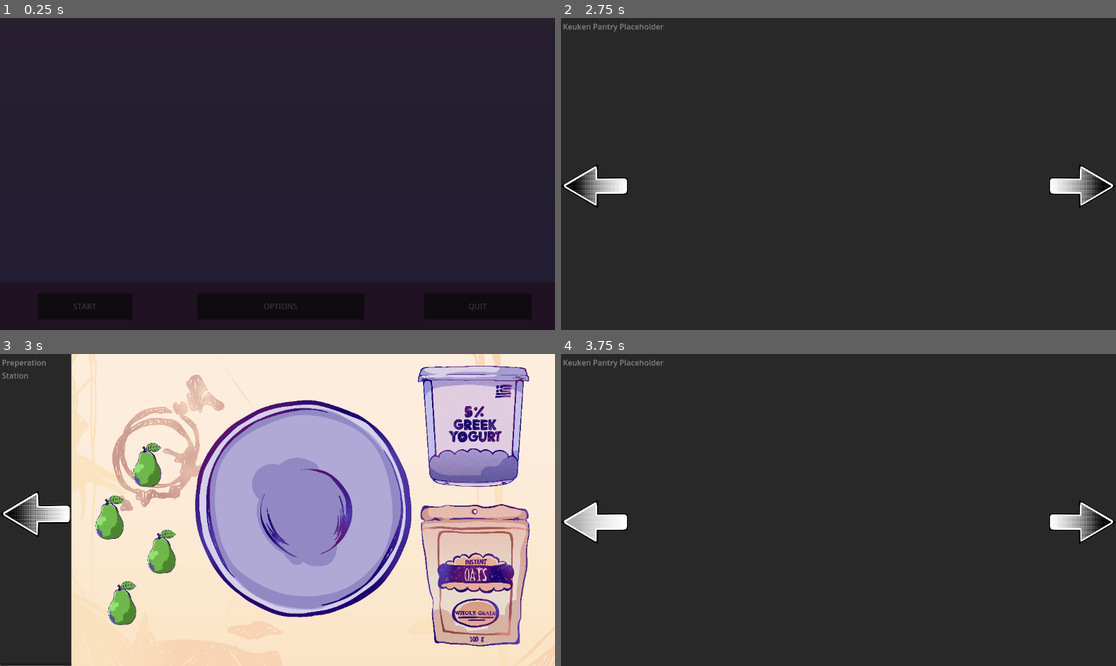
Above: before the commit, frames 1-4 (two rows, left to right).
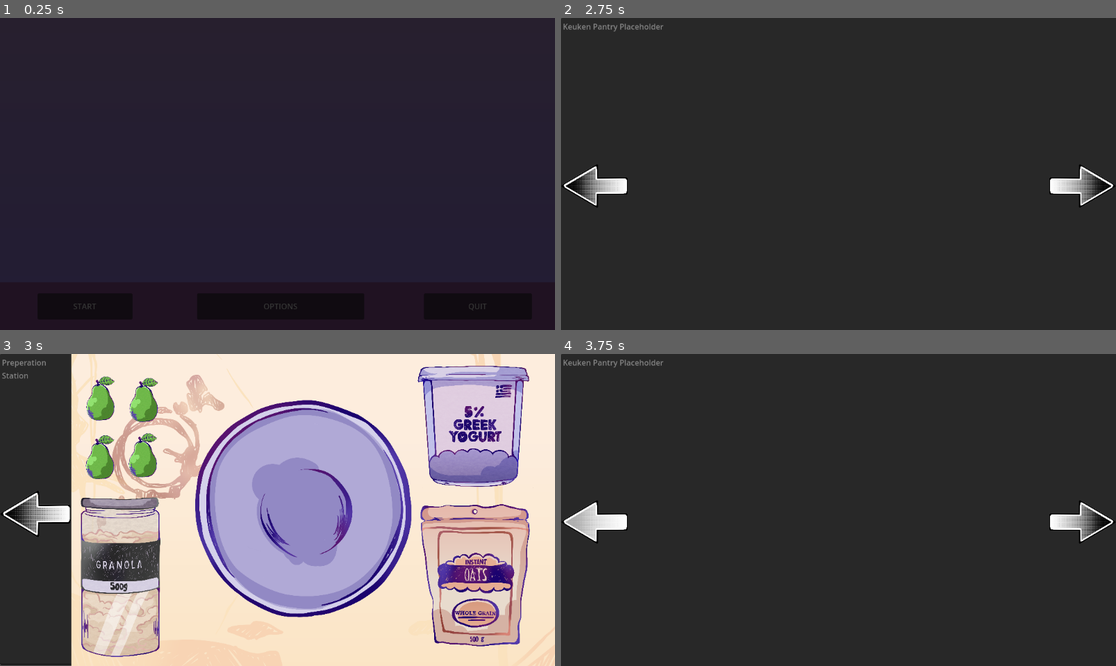
Above: after the commit, the same moments.

Repository: authenticBloodshed/gOATmeal
Game: Godot game, scene res://MainMenu.tscn
Two runs of this game, one before a commit and one after it. Both use one fixed random seed, a clock stepped at 60 frames per second and the inputs below.
Inputs (mouse positions are in pixels of both pictures, inside the frame that each line leads up to):
- Up to frame 1 (0.25 s): no input
- Up to frame 2 (2.75 s): click "START" at 0.5 s; click "START" at 1.25 s; click "START" at 2 s
- Up to frame 3 (3 s): click (521, 522) at 2.75 s
- Up to frame 4 (3.75 s): click (594, 516) at 3.5 s

Frames 1-2 are identical in both runs. In frame 3, 8.5% of the frame differs, in the area x 6-32%, y 7-98%; in frame 4, nothing differs.

Commit message:
Another drag and drop system (granola this time)
Added a drag and drop system which allows the player to take as much of a certain ingredient as they want to (in this case: granola, but can be used for other ingredients as well if desired)

Diff:
--- /dev/null
+++ b/GranolaBox.gd
@@ -0,0 +1,20 @@
+# GranolaBox.gd
+extends Node2D
+
+@export var granolaChunkScene: PackedScene
+
+@onready var spawnContainer = $SpawnedGranola
+@onready var boxArea = $Box
+
+func _ready():
+	boxArea.input_event.connect(_on_box_clicked)
+
+func _on_box_clicked(viewport, event, shape_idx):
+	if event is InputEventMouseButton:
+		if event.button_index == MOUSE_BUTTON_LEFT and event.pressed:
+			spawn_granola()
+
+func spawn_granola():
+	var chunk = granolaChunkScene.instantiate()
+	spawnContainer.add_child(chunk)
+	chunk.global_position = get_global_mouse_position()
--- /dev/null
+++ b/GranolaBox.tscn
@@ -0,0 +1,23 @@
+[gd_scene load_steps=5 format=3 uid="uid://c1x2ef7pg7oab"]
+
+[ext_resource type="Script" path="res://GranolaBox.gd" id="1_6hte0"]
+[ext_resource type="Texture2D" uid="uid://cl4ane2t12qu2" path="res://Granola.png" id="1_yotpv"]
+[ext_resource type="PackedScene" uid="uid://bnb60jrlwnw6o" path="res://GranolaChunk.tscn" id="2_wavpg"]
+
+[sub_resource type="RectangleShape2D" id="RectangleShape2D_6kmvq"]
+size = Vector2(977, 1907)
+
+[node name="GranolaBox" type="Node2D"]
+script = ExtResource("1_6hte0")
+granolaChunkScene = ExtResource("2_wavpg")
+
+[node name="Box" type="Area2D" parent="."]
+
+[node name="Sprite2D" type="Sprite2D" parent="Box"]
+texture = ExtResource("1_yotpv")
+
+[node name="CollisionShape2D" type="CollisionShape2D" parent="Box"]
+position = Vector2(-6.5, -5.5)
+shape = SubResource("RectangleShape2D_6kmvq")
+
+[node name="SpawnedGranola" type="Node2D" parent="."]
--- /dev/null
+++ b/GranolaChunk.gd
@@ -0,0 +1,12 @@
+extends Node2D
+
+var dragging := true
+
+func _process(_delta):
+	if dragging:
+		global_position = get_global_mouse_position()
+
+func _input(event):
+	if dragging and event is InputEventMouseButton:
+		if event.button_index == MOUSE_BUTTON_LEFT and not event.pressed:
+			dragging = false
--- /dev/null
+++ b/GranolaChunk.tscn
@@ -0,0 +1,11 @@
+[gd_scene load_steps=3 format=3 uid="uid://bnb60jrlwnw6o"]
+
+[ext_resource type="Script" path="res://GranolaChunk.gd" id="1_dmfog"]
+[ext_resource type="Texture2D" uid="uid://peax7l8qqn5p" path="res://GranolaBits.png" id="1_qyynh"]
+
+[node name="GranolaChunk" type="Node2D"]
+script = ExtResource("1_dmfog")
+
+[node name="Sprite2D" type="Sprite2D" parent="."]
+scale = Vector2(0.325, 0.325)
+texture = ExtResource("1_qyynh")
--- a/PrepStation.tscn
+++ b/PrepStation.tscn
@@ -15,6 +15,7 @@
 [ext_resource type="PackedScene" uid="uid://bqbfc5bl3q8xt" path="res://DragItem.tscn" id="10_mer3u"]
 [ext_resource type="PackedScene" uid="uid://djr6f1jtdjnev" path="res://DragOatmeal.tscn" id="13_u64xb"]
 [ext_resource type="AudioStream" uid="uid://cl05wk2co4vj3" path="res://223805__ctcollab__splash-3.wav" id="14_huhej"]
+[ext_resource type="PackedScene" uid="uid://c1x2ef7pg7oab" path="res://GranolaBox.tscn" id="16_qnom6"]
 
 [node name="PrepStation" type="Node2D"]
 script = ExtResource("1_5drbj")
@@ -63,16 +64,16 @@
 texture = ExtResource("9_cb7cn")
 
 [node name="DraggableObject" parent="." instance=ExtResource("8_fgw3y")]
-position = Vector2(309, 231)
+position = Vector2(211, 215)
 
 [node name="DraggableObject2" parent="." instance=ExtResource("8_fgw3y")]
-position = Vector2(339, 411)
+position = Vector2(300, 211)
 
 [node name="DraggableObject3" parent="." instance=ExtResource("8_fgw3y")]
-position = Vector2(231, 340)
+position = Vector2(212, 93)
 
 [node name="DraggableObject4" parent="." instance=ExtResource("8_fgw3y")]
-position = Vector2(257, 518)
+position = Vector2(302, 96)
 
 [node name="DragItem" parent="." instance=ExtResource("10_mer3u")]
 position = Vector2(982, 148)
@@ -108,4 +109,8 @@
 scale = Vector2(0.810357, 0.774643)
 texture = ExtResource("4_21818")
 
+[node name="GranolaBox" parent="." instance=ExtResource("16_qnom6")]
+position = Vector2(251, 466)
+scale = Vector2(0.175, 0.175)
+
 [connection signal="pressed" from="TextureButton" to="." method="_on_texture_button_pressed"]
Binary file added: Granola.png
Not shown, added: Granola.png.import
Binary file added: GranolaBits.png
Not shown, added: GranolaBits.png.import
Not shown: 1 places in PrepStation.tscn that only renumber resources
